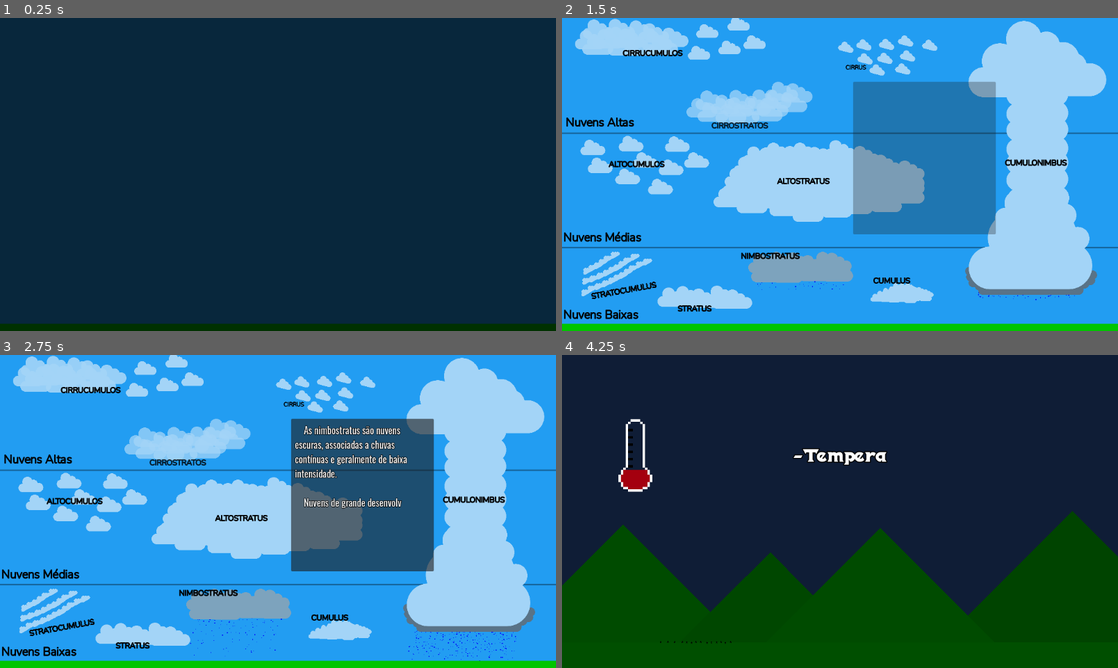
Above: before the commit, frames 1-4 (two rows, left to right).
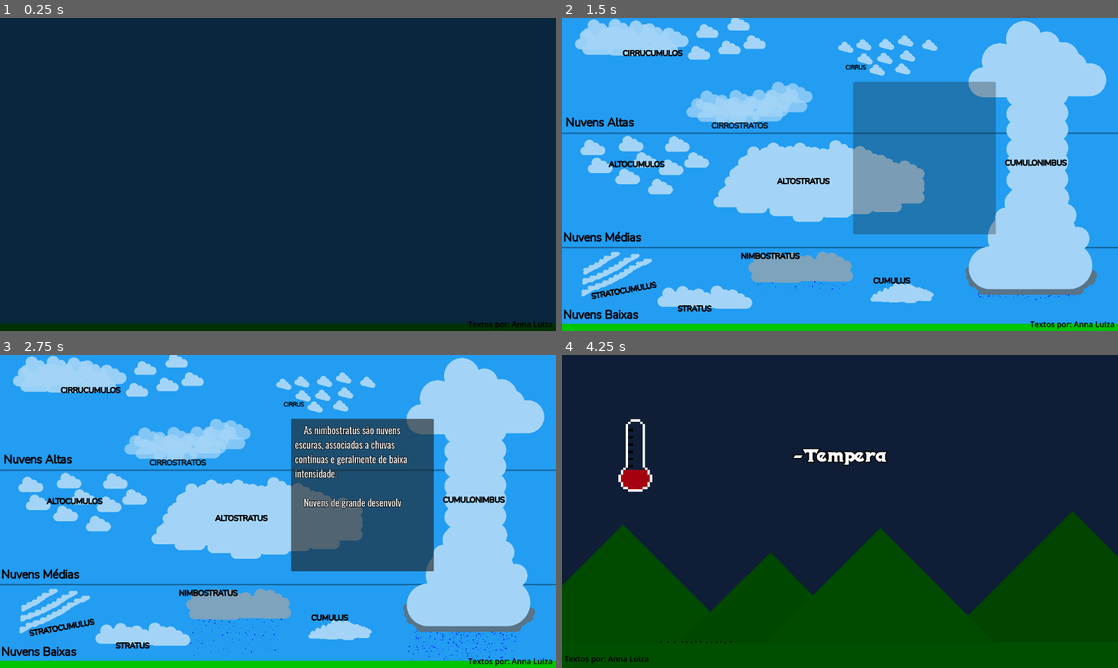
Above: after the commit, the same moments.

Repository: joao-dev152/Trabalho-de-Ci-ncias-8-ano-
Game: Godot game, scene res://páginas/2. Anna Luiza/page_3_tipos_de_nuvens.tscn
The game is run twice, just before and just after one commit, with the same random seed, the same clock (stepped at 60 frames per second) and the same inputs. This scene is started directly instead of the project's main scene.
Inputs (mouse positions are in pixels of both pictures, inside the frame that each line leads up to):
- Up to frame 1 (0.25 s): no input
- Up to frame 2 (1.5 s): move the mouse to (962, 158) at 0.52 s; press the mouse at (962, 158) at 0.53 s; hold Right (right-down) from 0.53 s (still down); move the mouse to (728, 190) at 1.27 s; release the mouse at (728, 190) at 1.28 s; click (728, 190) at 1.35 s
- Up to frame 3 (2.75 s): keep holding Right (right-down); move the mouse to (333, 442) at 2.02 s; press the mouse at (333, 442) at 2.03 s
- Up to frame 4 (4.25 s): move the mouse to (812, 574) at 2.77 s; release Right (right-down) at 2.78 s; release the mouse at (812, 574) at 2.78 s; hold Left (left-up) from 2.78 s (still down); click (812, 574) at 2.85 s; move the mouse to (1006, 558) at 3.52 s; press the mouse at (1006, 558) at 3.53 s

The runs differ from the first frame. In frame 1, less than 0.1% of the frame differs, in the area x 84-100%, y 96-100%; in frame 2, 0.2%; in frame 3, 0.2%; in frame 4, 0.1%.

Commit message:
page 5 complete

Diff:
--- a/páginas/1. Alana/page_0_intro.tscn
+++ b/páginas/1. Alana/page_0_intro.tscn
@@ -321,6 +321,14 @@
 root_node = NodePath("../..")
 libraries/ = SubResource("AnimationLibrary_u81td")
 autoplay = &"homis_skiando_na_neve"
+
+[node name="page-owner" type="Label" parent="cenário da intro" unique_id=1688437876]
+offset_left = 5.0
+offset_top = 617.0
+offset_right = 90.0
+offset_bottom = 640.0
+theme_override_colors/font_color = Color(0, 0, 0, 1)
+text = "Textos por: Alana"
 
 [node name="CanvasLayer" type="CanvasLayer" parent="." unique_id=1893073090]
 
--- a/páginas/1. Alana/page_1_previsao_do_tempo.tscn
+++ b/páginas/1. Alana/page_1_previsao_do_tempo.tscn
@@ -710,3 +710,11 @@
 
 [node name="AnimationPlayer" type="AnimationPlayer" parent="." unique_id=682068313]
 libraries/ = SubResource("AnimationLibrary_oxa6t")
+
+[node name="page-owner" type="Label" parent="." unique_id=15046377]
+offset_left = 5.0
+offset_top = 617.0
+offset_right = 90.0
+offset_bottom = 640.0
+theme_override_colors/font_color = Color(0, 0, 0, 1)
+text = "Textos por: Alana"
--- a/páginas/2. Anna Luiza/page_2_temperatura_e_nebulosidade.tscn
+++ b/páginas/2. Anna Luiza/page_2_temperatura_e_nebulosidade.tscn
@@ -434,4 +434,12 @@
 visible_characters = 0
 visible_ratio = 0.0
 
+[node name="page-owner" type="Label" parent="." unique_id=144786938]
+offset_left = 5.0
+offset_top = 617.0
+offset_right = 90.0
+offset_bottom = 640.0
+theme_override_colors/font_color = Color(0, 0, 0, 1)
+text = "Textos por: Anna Luiza"
+
 [connection signal="animation_finished" from="fade" to="." method="_on_fade_animation_finished"]
--- a/páginas/2. Anna Luiza/page_3_tipos_de_nuvens.tscn
+++ b/páginas/2. Anna Luiza/page_3_tipos_de_nuvens.tscn
@@ -1957,3 +1957,11 @@
 
 	Nuvens de grande desenvolvimento vertical: São as cumulonimbus, associadas a tempestades, chuvas intensas, ventos fortes, raios e, em alguns casos, granizo."
 fit_content = true
+
+[node name="page-owner" type="Label" parent="." unique_id=897928924]
+offset_left = 970.0
+offset_top = 622.0
+offset_right = 1145.0
+offset_bottom = 645.0
+theme_override_colors/font_color = Color(0, 0, 0, 1)
+text = "Textos por: Anna Luiza"
--- /dev/null
+++ b/páginas/2. Anna Luiza/page_4_experimento.tscn
@@ -0,0 +1,167 @@
+[gd_scene format=3 uid="uid://d2o30tqmhk8yt"]
+
+[ext_resource type="Script" uid="uid://d4cosg3iyny1c" path="res://scripts/page_4_experimento.gd" id="1_ppgg5"]
+[ext_resource type="FontFile" uid="uid://depdhimw2e5w5" path="res://data/assets/fnt/Isometra-Regular.ttf" id="1_yykei"]
+[ext_resource type="FontFile" uid="uid://d1ujonbwls6ft" path="res://data/assets/fnt/Oswald-VariableFont_wght.ttf" id="2_cmi0y"]
+
+[sub_resource type="StyleBoxEmpty" id="StyleBoxEmpty_8w0r3"]
+
+[sub_resource type="Animation" id="Animation_cmi0y"]
+length = 0.001
+tracks/0/type = "value"
+tracks/0/imported = false
+tracks/0/enabled = true
+tracks/0/path = NodePath("VBoxContainer/RichTextLabel:visible_ratio")
+tracks/0/interp = 1
+tracks/0/loop_wrap = true
+tracks/0/keys = {
+"times": PackedFloat32Array(0),
+"transitions": PackedFloat32Array(1),
+"update": 0,
+"values": [1.0]
+}
+tracks/1/type = "value"
+tracks/1/imported = false
+tracks/1/enabled = true
+tracks/1/path = NodePath("VBoxContainer/Label:visible_ratio")
+tracks/1/interp = 1
+tracks/1/loop_wrap = true
+tracks/1/keys = {
+"times": PackedFloat32Array(0),
+"transitions": PackedFloat32Array(1),
+"update": 0,
+"values": [1.0]
+}
+tracks/2/type = "value"
+tracks/2/imported = false
+tracks/2/enabled = true
+tracks/2/path = NodePath("CanvasModulate:color")
+tracks/2/interp = 1
+tracks/2/loop_wrap = true
+tracks/2/keys = {
+"times": PackedFloat32Array(0),
+"transitions": PackedFloat32Array(1),
+"update": 0,
+"values": [Color(1, 1, 1, 1)]
+}
+
+[sub_resource type="Animation" id="Animation_ppgg5"]
+resource_name = "fade-in"
+length = 2.0
+tracks/0/type = "value"
+tracks/0/imported = false
+tracks/0/enabled = true
+tracks/0/path = NodePath("VBoxContainer/RichTextLabel:visible_ratio")
+tracks/0/interp = 1
+tracks/0/loop_wrap = true
+tracks/0/keys = {
+"times": PackedFloat32Array(0, 1, 2),
+"transitions": PackedFloat32Array(1, 1, 1),
+"update": 0,
+"values": [0.0, 0.0, 1.0]
+}
+tracks/1/type = "value"
+tracks/1/imported = false
+tracks/1/enabled = true
+tracks/1/path = NodePath("VBoxContainer/Label:visible_ratio")
+tracks/1/interp = 1
+tracks/1/loop_wrap = true
+tracks/1/keys = {
+"times": PackedFloat32Array(0, 1),
+"transitions": PackedFloat32Array(1, 1),
+"update": 0,
+"values": [0.0, 1.0]
+}
+
+[sub_resource type="Animation" id="Animation_toofs"]
+resource_name = "fade-out"
+tracks/0/type = "value"
+tracks/0/imported = false
+tracks/0/enabled = true
+tracks/0/path = NodePath("CanvasModulate:color")
+tracks/0/interp = 1
+tracks/0/loop_wrap = true
+tracks/0/keys = {
+"times": PackedFloat32Array(0, 1),
+"transitions": PackedFloat32Array(1, 1),
+"update": 0,
+"values": [Color(1, 1, 1, 1), Color(0, 0, 0, 1)]
+}
+
+[sub_resource type="AnimationLibrary" id="AnimationLibrary_toofs"]
+_data = {
+&"RESET": SubResource("Animation_cmi0y"),
+&"fade-in": SubResource("Animation_ppgg5"),
+&"fade-out": SubResource("Animation_toofs")
+}
+
+[node name="page_4_experimento" type="Control" unique_id=953723041]
+layout_mode = 3
+anchors_preset = 15
+anchor_right = 1.0
+anchor_bottom = 1.0
+grow_horizontal = 2
+grow_vertical = 2
+script = ExtResource("1_ppgg5")
+
+[node name="VBoxContainer" type="VBoxContainer" parent="." unique_id=1083680294]
+layout_mode = 1
+anchors_preset = 8
+anchor_left = 0.5
+anchor_top = 0.5
+anchor_right = 0.5
+anchor_bottom = 0.5
+offset_left = -20.0
+offset_top = -20.0
+offset_right = 20.0
+offset_bottom = 20.0
+grow_horizontal = 2
+grow_vertical = 2
+
+[node name="Label" type="Label" parent="VBoxContainer" unique_id=1011590166]
+layout_mode = 2
+theme_override_colors/font_outline_color = Color(0, 0, 0, 1)
+theme_override_constants/outline_size = 8
+theme_override_fonts/font = ExtResource("1_yykei")
+theme_override_font_sizes/font_size = 32
+text = "-Experimento: A nuvem no pote-"
+horizontal_alignment = 1
+
+[node name="HSeparator" type="HSeparator" parent="VBoxContainer" unique_id=1834980662]
+layout_mode = 2
+theme_override_styles/separator = SubResource("StyleBoxEmpty_8w0r3")
+
+[node name="RichTextLabel" type="RichTextLabel" parent="VBoxContainer" unique_id=92532660]
+custom_maximum_size = Vector2(660, -1)
+layout_mode = 2
+size_flags_horizontal = 4
+theme_override_constants/outline_size = 4
+theme_override_fonts/normal_font = ExtResource("2_cmi0y")
+theme_override_fonts/bold_font = ExtResource("2_cmi0y")
+theme_override_fonts/bold_italics_font = ExtResource("2_cmi0y")
+theme_override_fonts/italics_font = ExtResource("2_cmi0y")
+theme_override_fonts/mono_font = ExtResource("2_cmi0y")
+theme_override_font_sizes/normal_font_size = 20
+theme_override_font_sizes/bold_font_size = 24
+theme_override_font_sizes/bold_italics_font_size = 24
+theme_override_font_sizes/italics_font_size = 20
+theme_override_font_sizes/mono_font_size = 20
+bbcode_enabled = true
+text = "	O experimento demonstra a condensação, que é o processo em que o vapor de água se transforma em pequenas gotículas líquidas, como acontece na formação das nuvens na atmosfera."
+fit_content = true
+
+[node name="fade" type="AnimationPlayer" parent="." unique_id=644528405]
+libraries/ = SubResource("AnimationLibrary_toofs")
+autoplay = &"fade-in"
+
+[node name="CanvasModulate" type="CanvasModulate" parent="." unique_id=1753429260]
+
+[node name="page-owner" type="Label" parent="." unique_id=104285589]
+layout_mode = 0
+offset_left = 5.0
+offset_top = 617.0
+offset_right = 90.0
+offset_bottom = 640.0
+text = "Textos por: Anna Luiza"
+
+[connection signal="animation_finished" from="fade" to="." method="_on_fade_animation_finished"]
--- a/scripts/page_3_tipos_de_nuvens.gd
+++ b/scripts/page_3_tipos_de_nuvens.gd
@@ -17,8 +17,8 @@
 		await fade.animation_finished
 		get_tree().change_scene_to_file("res://páginas/2. Anna Luiza/page_2_temperatura_e_nebulosidade.tscn")
 
-	#if event.is_action_pressed("right-down") and _has_started:
-		#fade.play("fade-out")
-		#_is_turning_page = true
-		#await fade.animation_finished
-		#get_tree().change_scene_to_file("")
+	if event.is_action_pressed("right-down") and _has_started:
+		fade.play("fade-out")
+		_is_turning_page = true
+		await fade.animation_finished
+		get_tree().change_scene_to_file("res://páginas/2. Anna Luiza/page_4_experimento.tscn")
--- /dev/null
+++ b/scripts/page_4_experimento.gd
@@ -0,0 +1,24 @@
+extends Control
+
+@onready var fade: AnimationPlayer = $fade
+
+var _is_turning_page := false
+var _has_started
+
+func _input(event: InputEvent) -> void:
+	if event.is_action_pressed("left-up") and _has_started:
+		fade.play("fade-out")
+		_is_turning_page = true
+		await fade.animation_finished
+		get_tree().change_scene_to_file("res://páginas/2. Anna Luiza/page_3_tipos_de_nuvens.tscn")
+
+	#if event.is_action_pressed("right-down") and _has_started:
+		#fade.play("fade-out")
+		#_is_turning_page = true
+		#await fade.animation_finished
+		#get_tree().change_scene_to_file("")
+
+
+func _on_fade_animation_finished(anim_name: StringName) -> void:
+	if anim_name == "fade-in":
+		_has_started = true
Not shown, added: scripts/page_4_experimento.gd.uid
